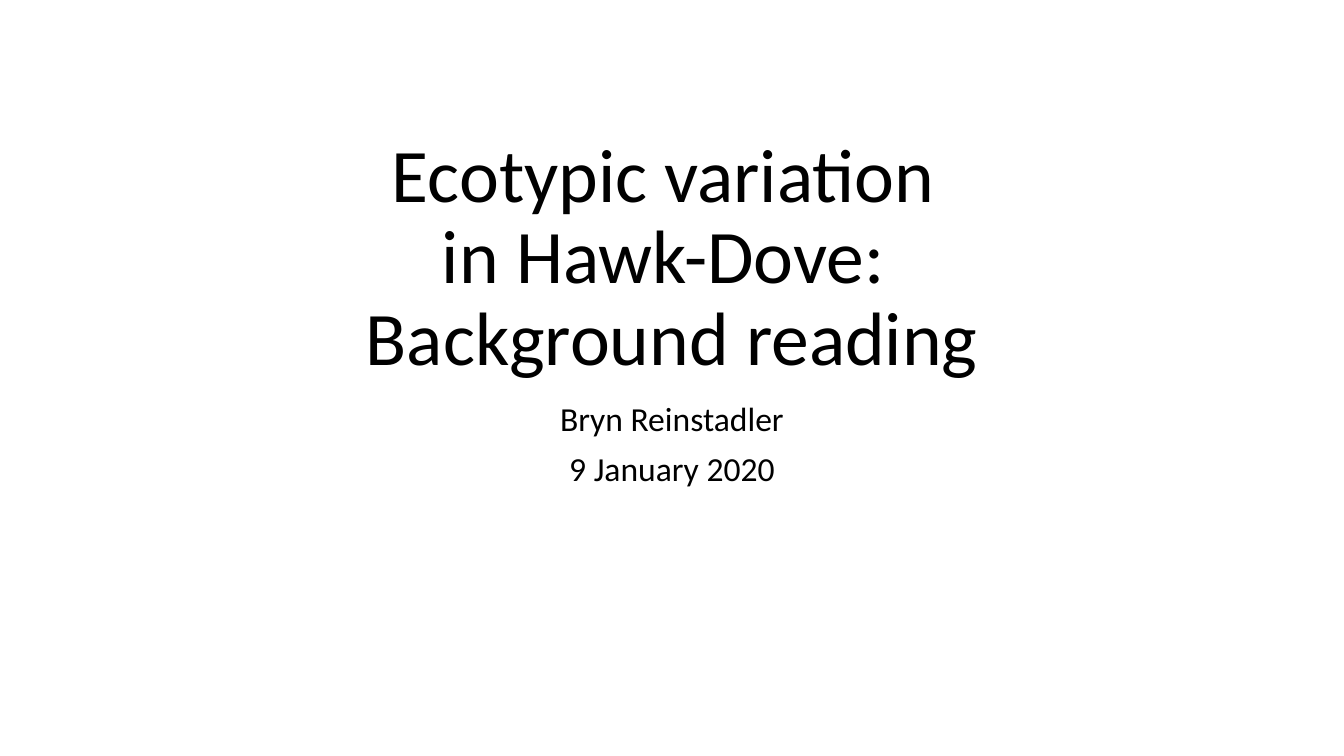
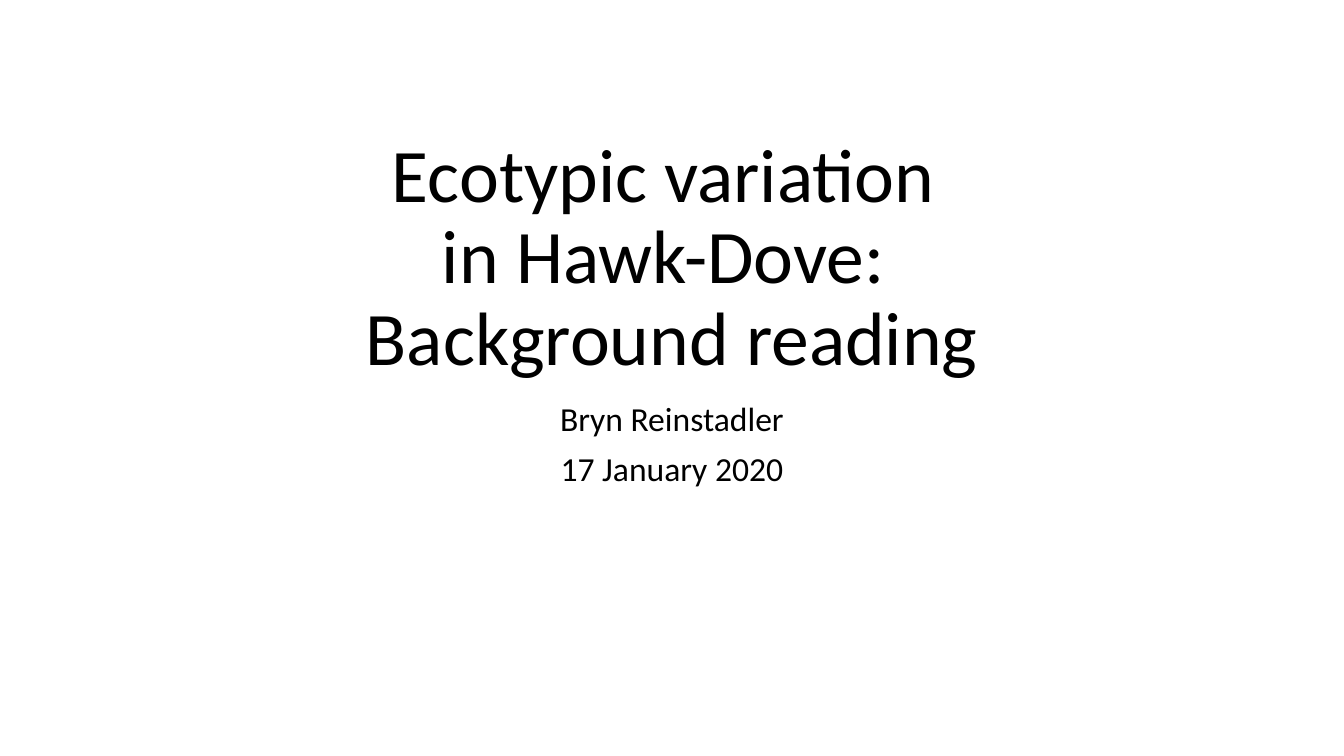
Before and after one commit to BrynMarieR/genetic_evolution, a slide deck: slide 1 of reading/ecotypic_variation_hawkdove_9Jan2020.pptx. Drawn at 1344x756 pixels with LibreOffice and Linux fonts; fonts in the diff are those of the drawing. Boxes give left, top, right and bottom in pixels: in the first picture for what was removed or moved away, otherwise in the second. Text is boxed around its words. In the diff, an @@ line names an element or a change of style, - is before the commit and + after.

```diff
--- a/reading/ecotypic_variation_hawkdove_9Jan2020.pptx
+++ b/reading/ecotypic_variation_hawkdove_9Jan2020.pptx
@@ subtitle at [561,459,783,487]: text changed @@
-9 January 2020
+17 January 2020
```
Also in this commit, not shown: 15 other files.
